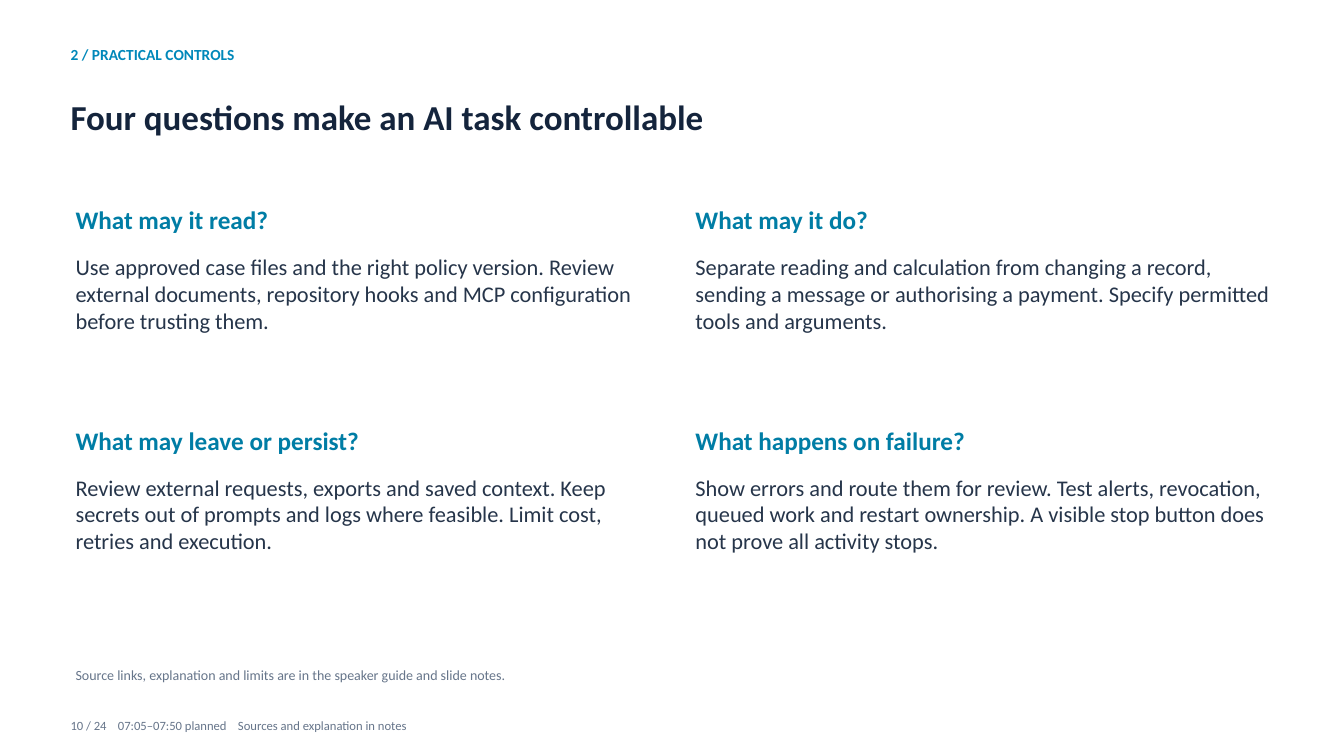
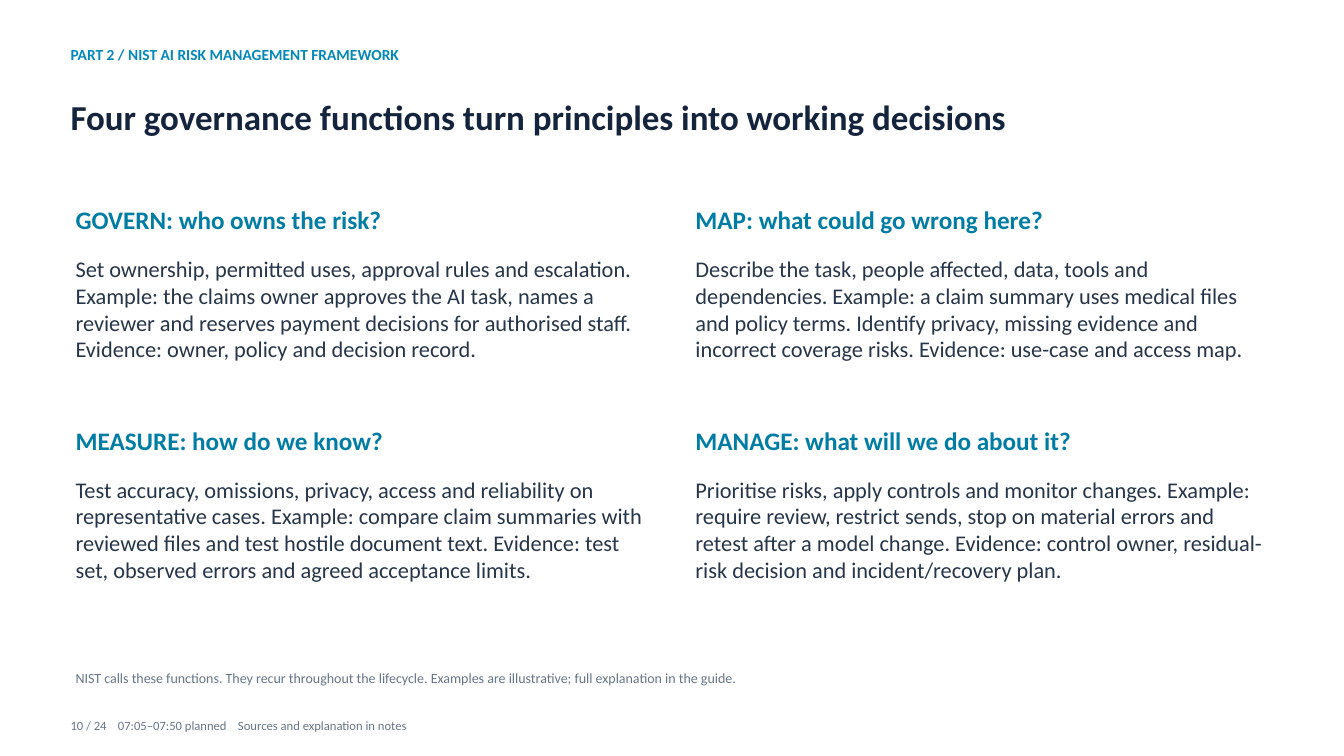
Before and after one commit to skunpoj/dsh_setup, a slide deck: slide 10 of docs/presentations/guarding-the-value-stream/Guarding_the_Value_Stream.pptx. Drawn at 1344x756 pixels with LibreOffice and Linux fonts; fonts in the diff are those of the drawing. Boxes give left, top, right and bottom in pixels: in the first picture for what was removed or moved away, otherwise in the second. Text is boxed around its words. In the diff, an @@ line names an element or a change of style, - is before the commit and + after.

Commit message:
Explain four AI risk functions with practical examples and evidence

```diff
--- a/docs/presentations/guarding-the-value-stream/Guarding_the_Value_Stream.pptx
+++ b/docs/presentations/guarding-the-value-stream/Guarding_the_Value_Stream.pptx
@@ text at (71, 50, 399, 60): text changed @@
-2 / PRACTICAL CONTROLS
+PART 2 / NIST AI RISK MANAGEMENT FRAMEWORK
@@ text at (71, 105, 1005, 136): text changed @@
-Four questions make an AI task controllable
+Four governance functions turn principles into working decisions
@@ text at (76, 211, 381, 230): text changed @@
-What may it read?
+GOVERN: who owns the risk?
@@ text at (695, 211, 1043, 234): text changed @@
-What may it do?
+MAP: what could go wrong here?
@@ text at (76, 261, 631, 361): text changed @@
-Use approved case files and the right policy version. Review external documents, repository hooks and MCP configuration before trusting them.
+Set ownership, permitted uses, approval rules and escalation. Example: the claims owner approves the AI task, names a reviewer and reserves payment decisions for authorised staff. Evidence: owner, policy and decision record.
@@ text at (695, 261, 1242, 361): text changed @@
-Separate reading and calculation from changing a record, sending a message or authorising a payment. Specify permitted tools and arguments.
+Describe the task, people affected, data, tools and dependencies. Example: a claim summary uses medical files and policy terms. Identify privacy, missing evidence and incorrect coverage risks. Evidence: use-case and access map.
@@ text at (76, 432, 383, 451): text changed @@
-What may leave or persist?
+MEASURE: how do we know?
@@ text at (695, 432, 1071, 451): text changed @@
-What happens on failure?
+MANAGE: what will we do about it?
@@ text at (76, 482, 642, 582): text changed @@
-Review external requests, exports and saved context. Keep secrets out of prompts and logs where feasible. Limit cost, retries and execution.
+Test accuracy, omissions, privacy, access and reliability on representative cases. Example: compare claim summaries with reviewed files and test hostile document text. Evidence: test set, observed errors and agreed acceptance limits.
@@ text at (695, 482, 1262, 582): text changed @@
-Show errors and route them for review. Test alerts, revocation, queued work and restart ownership. A visible stop button does not prove all activity stops.
+Prioritise risks, apply controls and monitor changes. Example: require review, restrict sends, stop on material errors and retest after a model change. Evidence: control owner, residual-risk decision and incident/recovery plan.
@@ text at (76, 673, 736, 686): text changed @@
-Source links, explanation and limits are in the speaker guide and slide notes.
+NIST calls these functions. They recur throughout the lifecycle. Examples are illustrative; full explanation in the guide.
```
Also in this commit, not shown: 2 other files.
